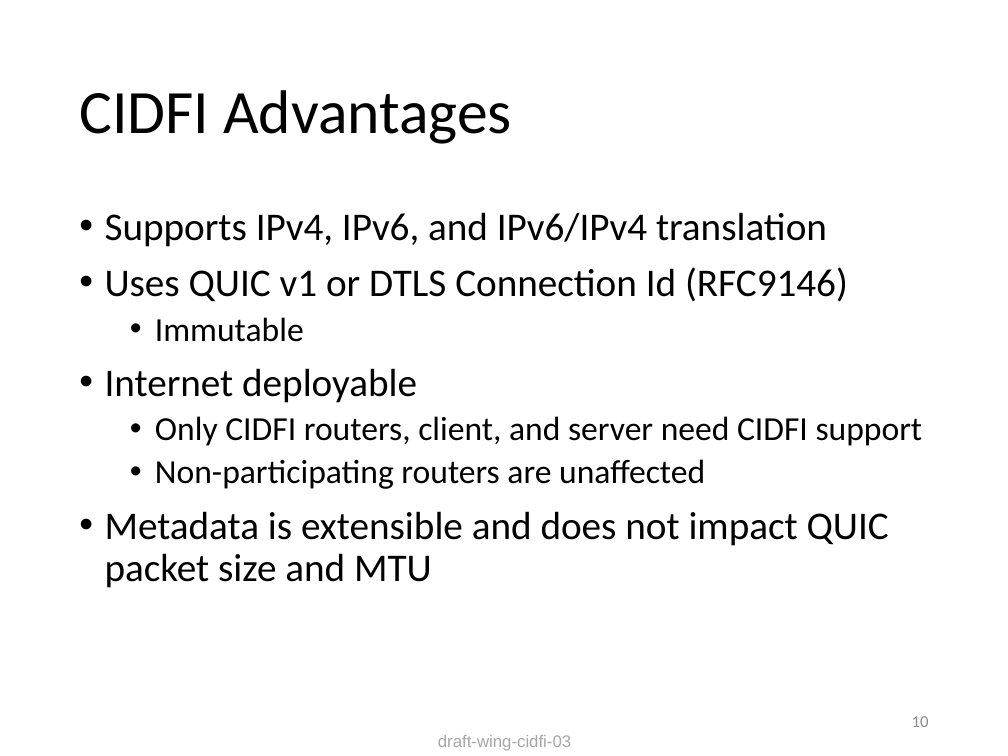
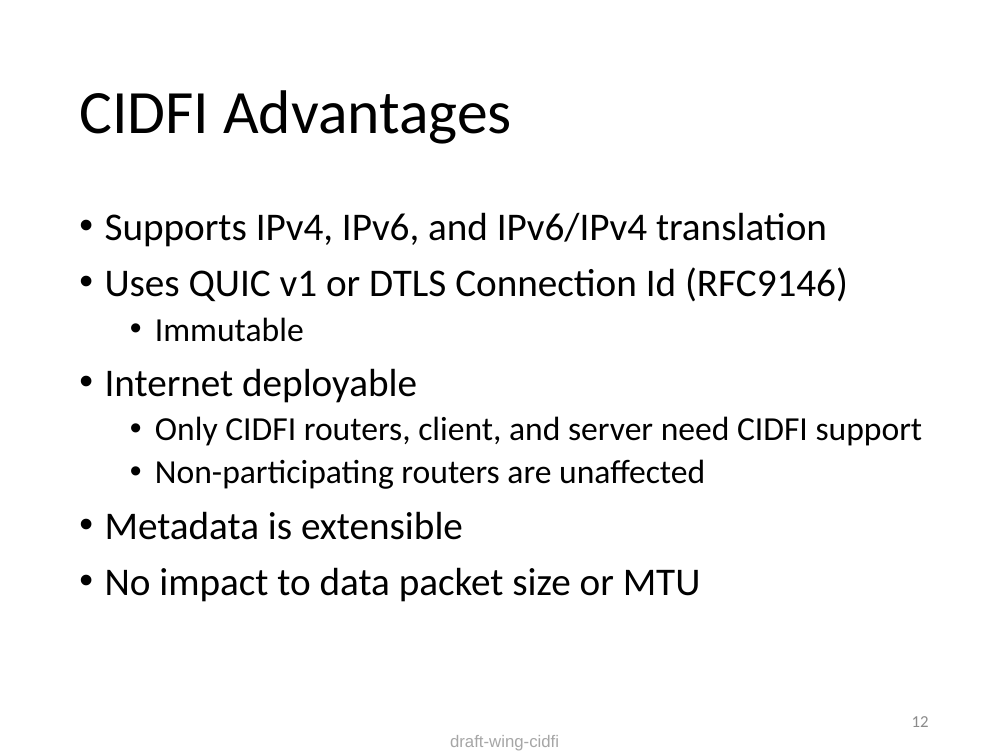
Before and after one commit to danwing/cidfi, a slide deck: slide 12 of Presentations/cidfi.pptx (slide 10 before the commit). Drawn at 1008x756 pixels with LibreOffice and Linux fonts; fonts in the diff are those of the drawing. Boxes give left, top, right and bottom in pixels: in the first picture for what was removed or moved away, otherwise in the second. Text is boxed around its words. In the diff, an @@ line names an element or a change of style, - is before the commit and + after.

```diff
--- a/Presentations/cidfi.pptx
+++ b/Presentations/cidfi.pptx
@@ text at [105, 511, 701, 602]: text changed @@
-• Metadata is extensible and does not impact QUIC packet size and MTU
+• Metadata is extensible
+• No impact to data packet size or MTU
@@ page number at [912, 716, 929, 727]: text changed @@
-10
+12
@@ text at [450, 735, 559, 751]: text changed @@
-draft-wing-cidfi-03
+draft-wing-cidfi
```
Also in this commit, not shown: 8 other slides changed, 3 slides added.
